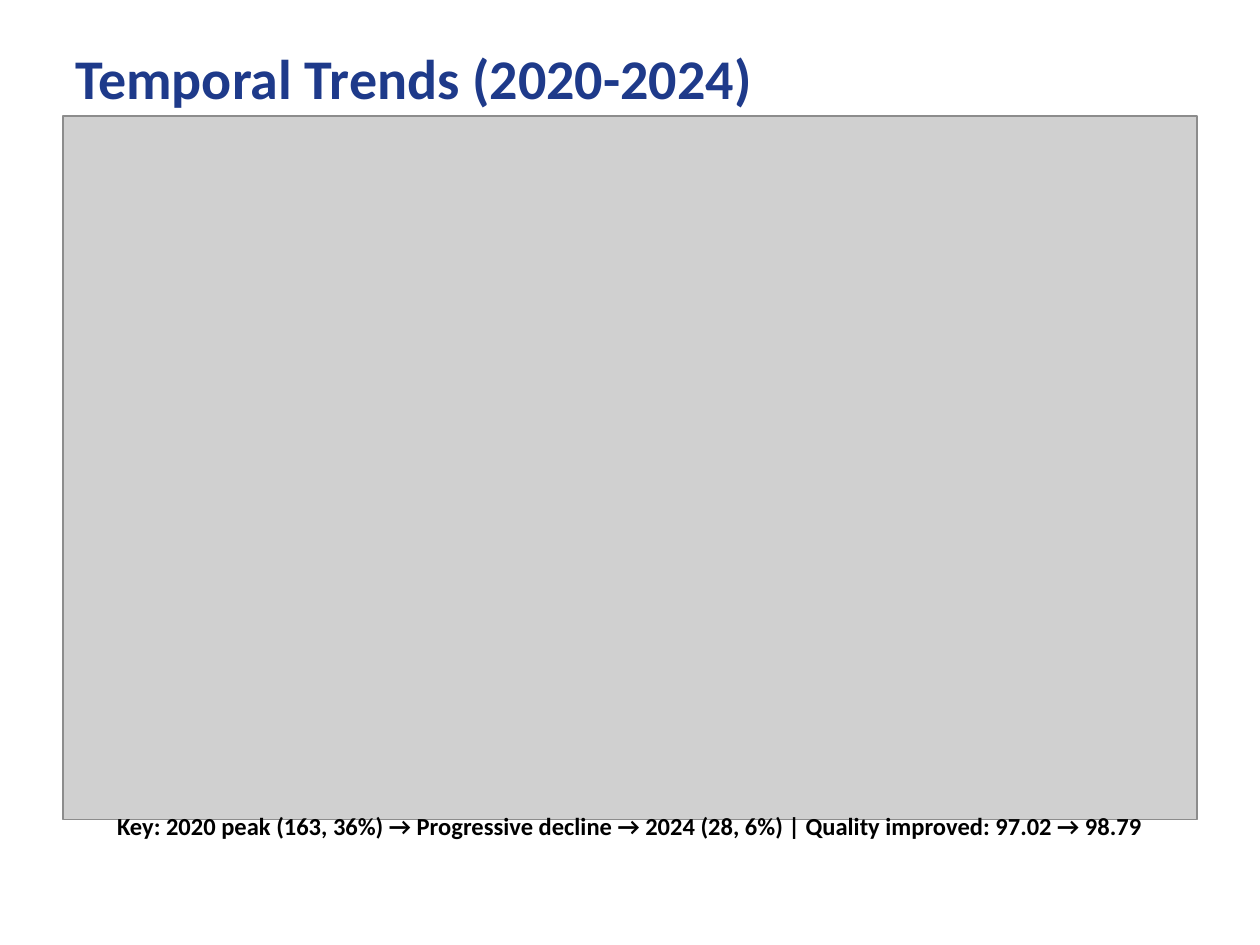
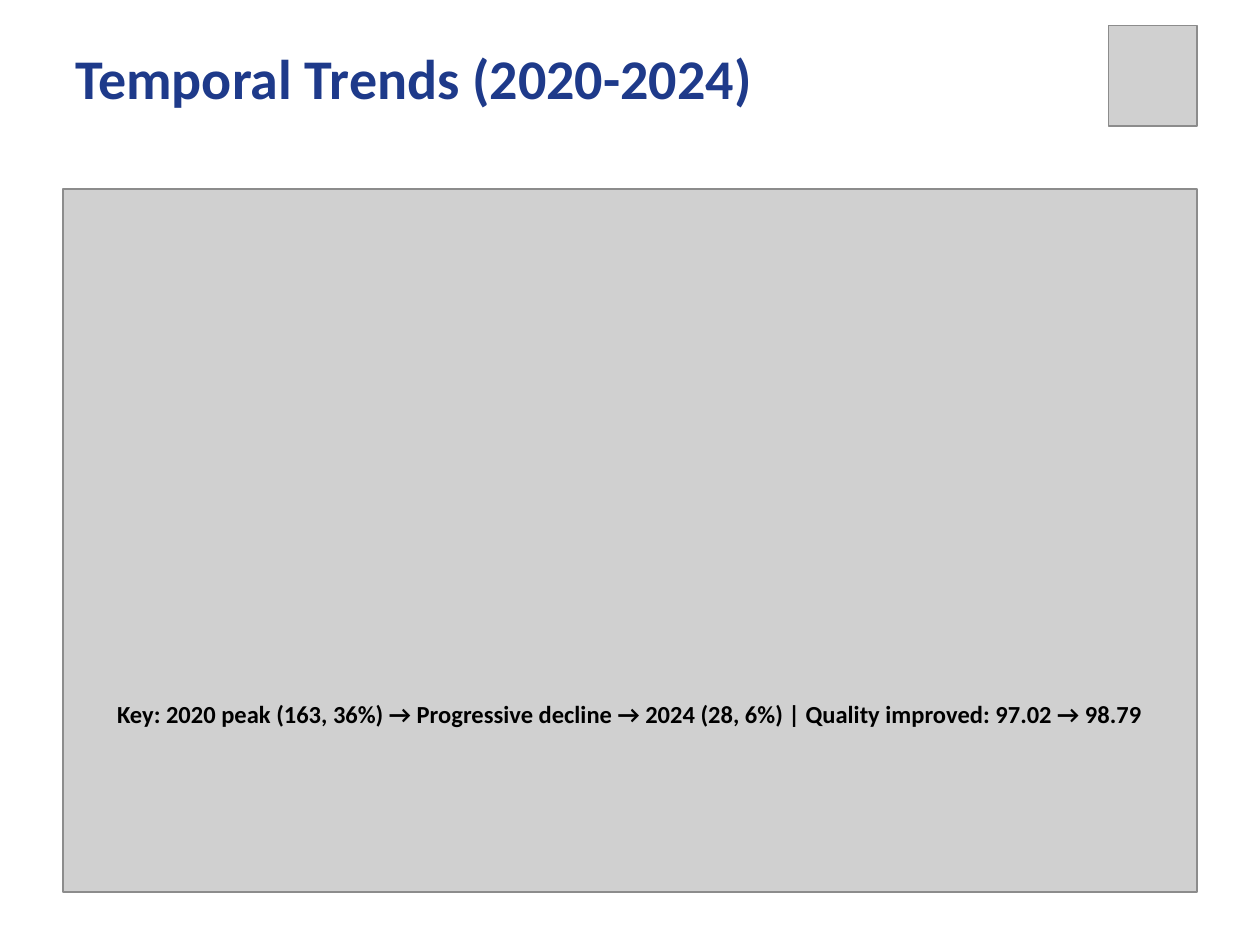
Before and after one commit to eskgyimah/Capstone, a slide deck: slide 6 of PRESENTATION/CAPSTONE_PRESENTATION.pptx. Drawn at 1260x945 pixels with LibreOffice and Linux fonts; fonts in the diff are those of the drawing; grey boxes stand for pictures. Boxes give left, top, right and bottom in pixels: in the first picture for what was removed or moved away, otherwise in the second. Text is boxed around its words. In the diff, an @@ line names an element or a change of style, - is before the commit and + after.

```diff
--- a/PRESENTATION/CAPSTONE_PRESENTATION.pptx
+++ b/PRESENTATION/CAPSTONE_PRESENTATION.pptx
@@ picture added at bbox=[1109, 25, 1197, 126] @@
@@ picture: place and size @@
-picture at bbox=[63, 116, 1197, 819]
+picture at bbox=[63, 189, 1197, 892]
@@ text "Key: 2020 peak (163, 36%) ..." rewrapped from bbox=[117, 815, 1141, 841] to bbox=[117, 705, 1141, 727] @@
```
Also in this commit, not shown: 9 other slides changed.
